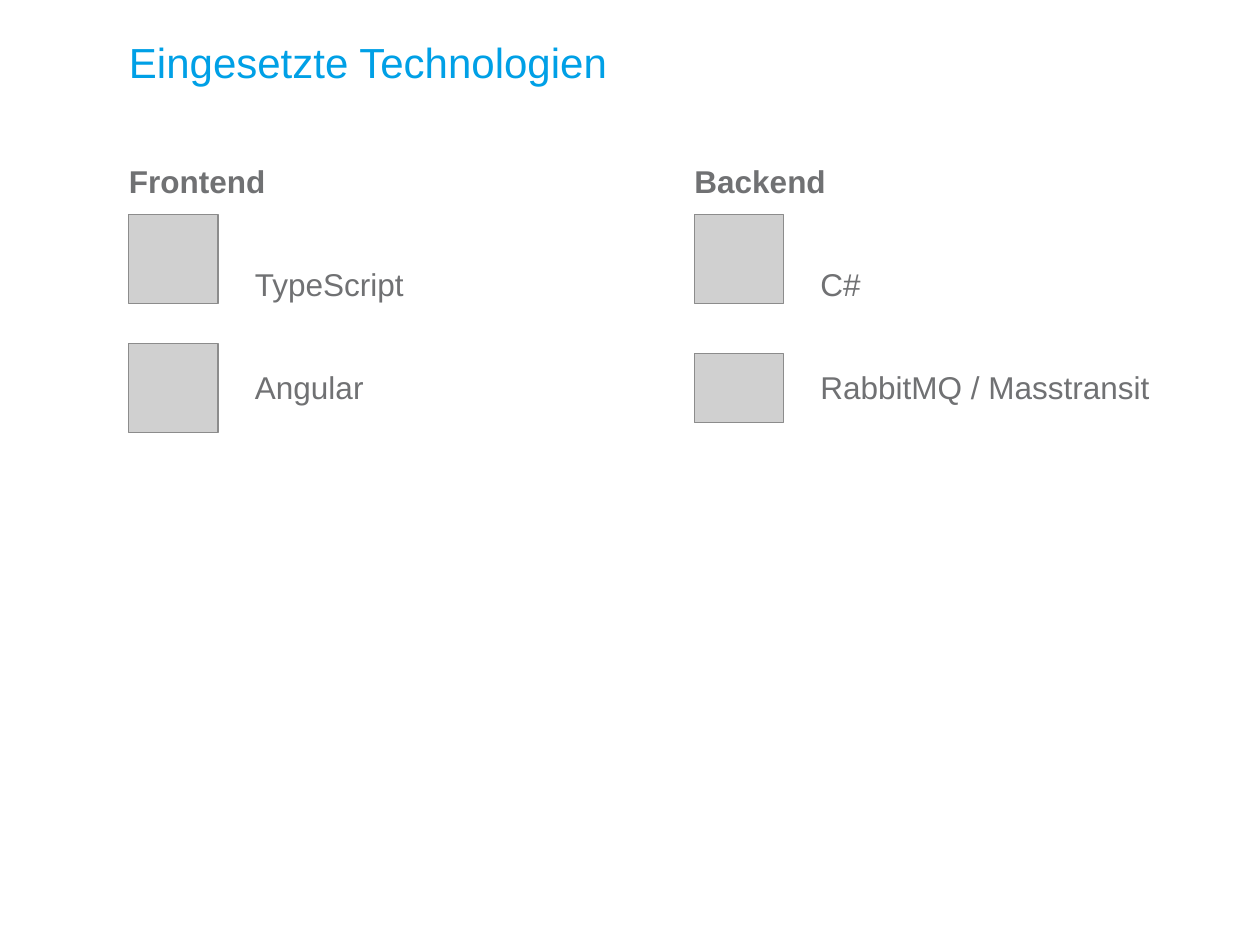
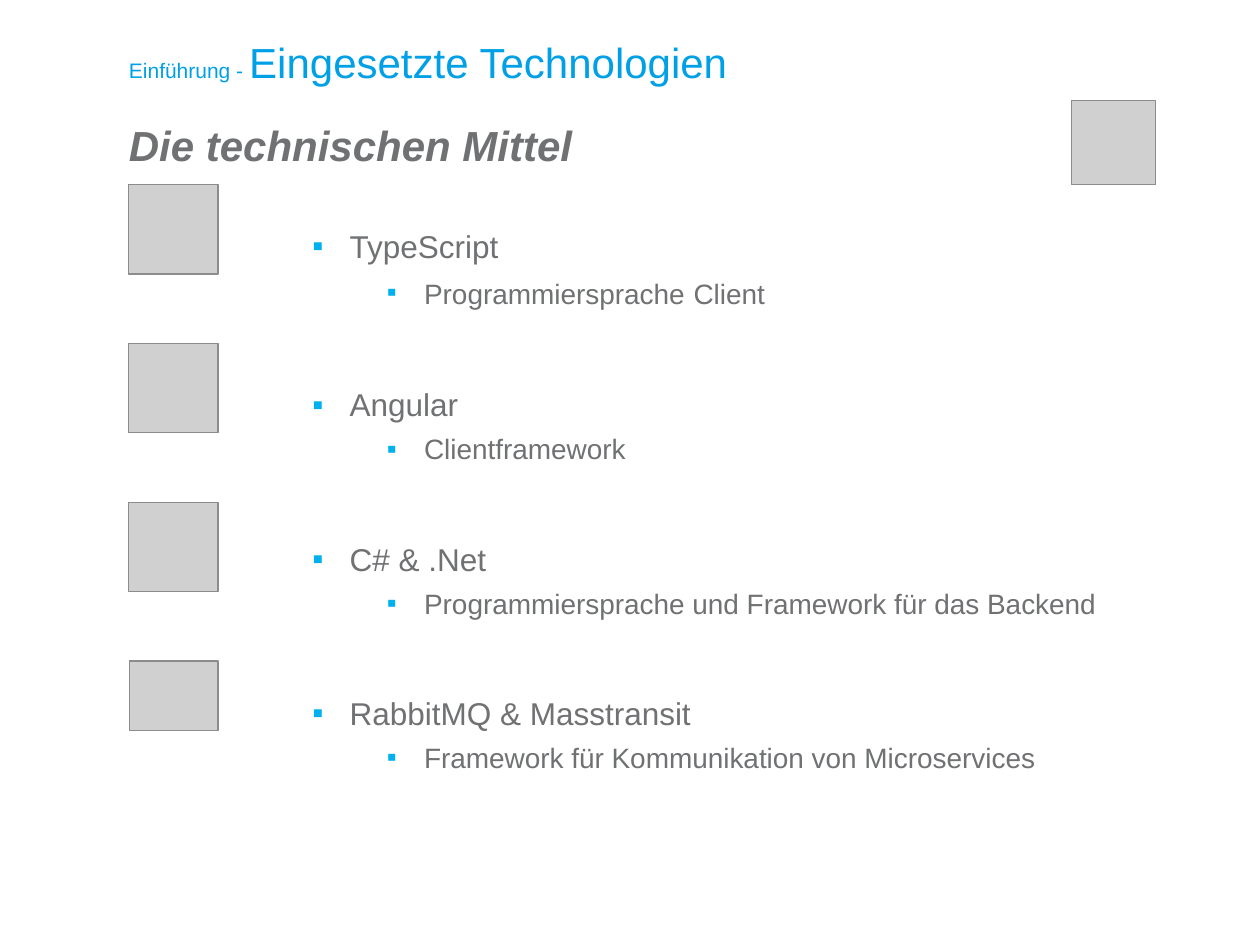
Before and after one commit to kre-cmi/IPA-KRE, a slide deck: slide 8 of doc/Zentralisierte Parameterverwaltung Präsentation.pptx. Drawn at 1260x945 pixels with LibreOffice and Linux fonts; fonts in the diff are those of the drawing; grey boxes stand for pictures; background and template pictures are left out. Boxes give left, top, right and bottom in pixels: in the first picture for what was removed or moved away, otherwise in the second. Text is boxed around its words. In the diff, an @@ line names an element or a change of style, - is before the commit and + after.

Commit message:
Präsentation

```diff
--- a/doc/Zentralisierte Parameterverwaltung Präsentation.pptx
+++ b/doc/Zentralisierte Parameterverwaltung Präsentation.pptx
@@ title at [129,47,728,86]: text changed @@
-Eingesetzte Technologien
+Einführung - Eingesetzte Technologien
@@ picture added at [1072,101,1157,185] @@
@@ text added at [129,130,572,162], 24 pt, text #707173, bold, italic @@
+Die technischen Mittel
@@ text removed at [129,170,404,405] @@
-Frontend
-TypeScript
-Angular
@@ text removed at [694,170,1149,405] @@
-Backend
-C#
-RabbitMQ / Masstransit
@@ picture: place and size @@
-picture at [129,214,218,304]
+picture at [129,185,218,275]
@@ text added at [350,235,1096,768], 16 pt, text #707173 @@
+▪ TypeScript
+    ▪ Programmiersprache Client
+▪ Angular
+    ▪ Clientframework
+▪ C# & .Net
+    ▪ Programmiersprache und Framework für das Backend
+▪ RabbitMQ & Masstransit
+    ▪ Framework für Kommunikation von Microservices
@@ picture: place and size @@
-picture at [694,214,784,304]
+picture at [129,503,218,592]
@@ picture: place and size @@
-picture at [694,354,784,423]
+picture at [130,662,219,731]
```
Also in this commit, not shown: 14 other slides changed, 10 slides added, 3 slides removed.
